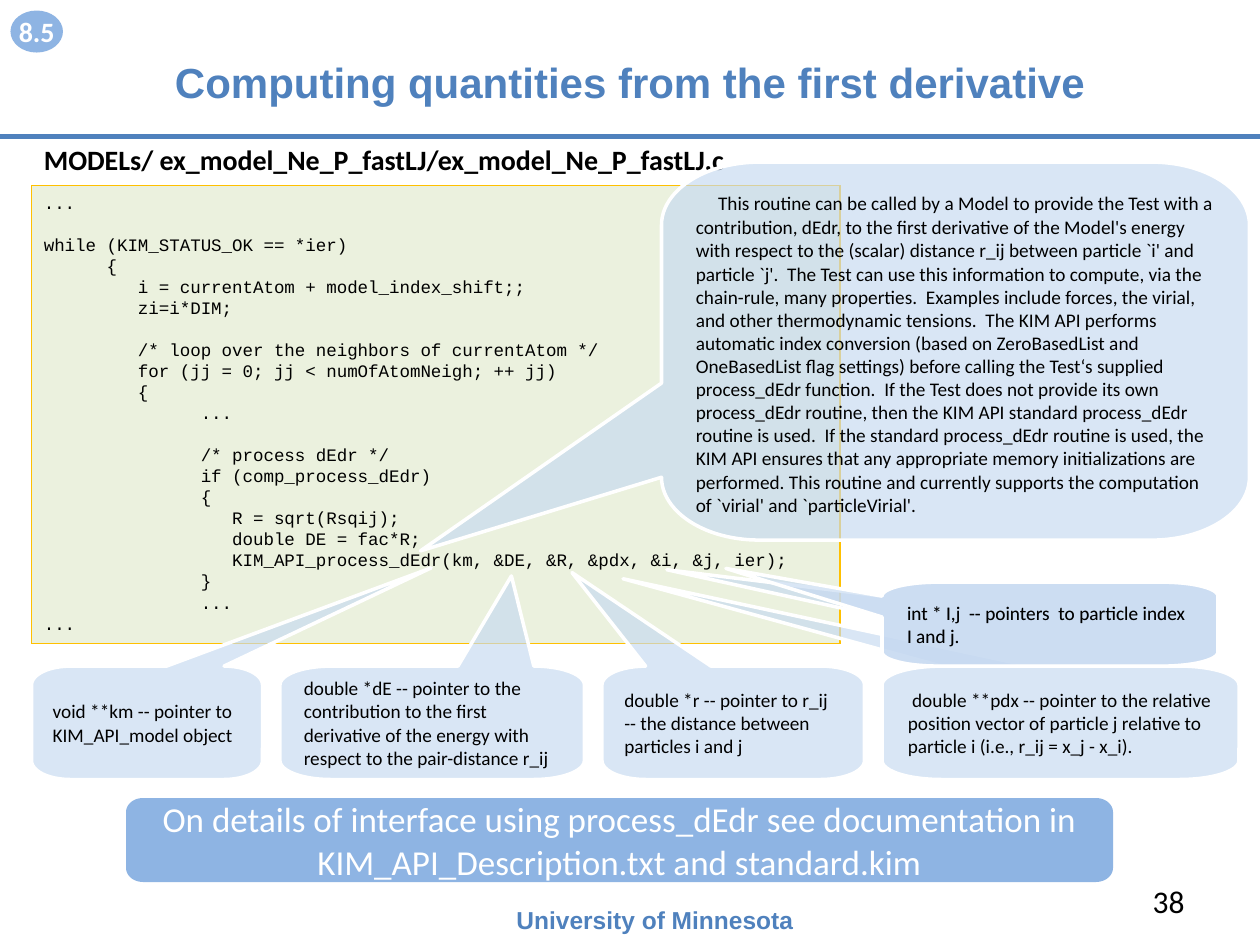
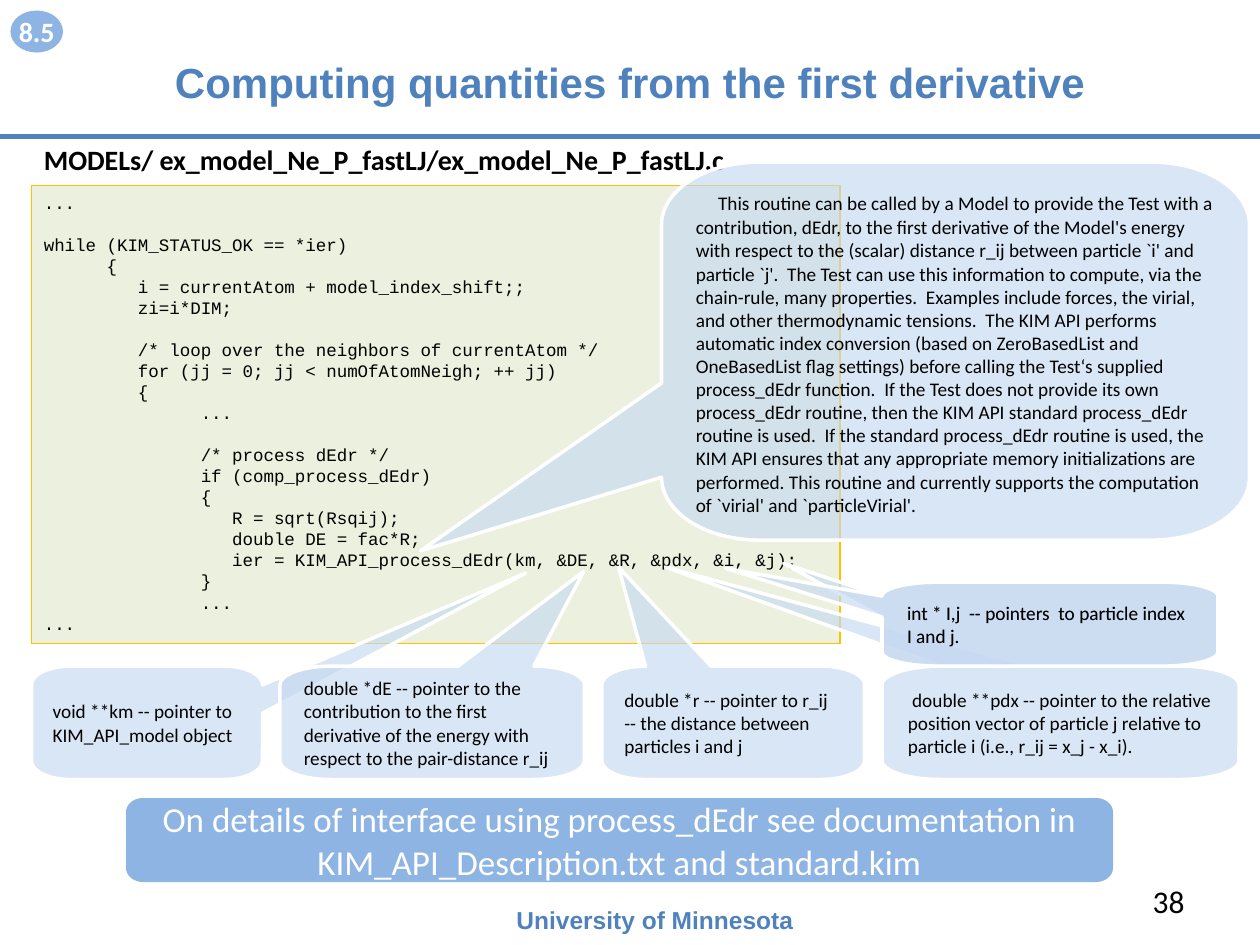
Before and after one commit to openkim/kim-api, a slide deck: slide 38 of DOCs/openkim-api-introduction.pptx. Drawn at 1260x945 pixels with LibreOffice and Linux fonts; fonts in the diff are those of the drawing. Boxes give left, top, right and bottom in pixels: in the first picture for what was removed or moved away, otherwise in the second. Text is boxed around its words. In the diff, an @@ line names an element or a change of style, - is before the commit and + after.

```diff
--- a/DOCs/openkim-api-introduction.pptx
+++ b/DOCs/openkim-api-introduction.pptx
@@ text in rectangle at [232,554,703,570]: text changed @@
-KIM_API_process_dEdr(km, &DE, &R, &pdx, &i, &j, ier);
+ier = KIM_API_process_dEdr(km, &DE, &R, &pdx, &i, &j);
@@ outline redrawn in 3 elements at [32,667,262,780], [280,667,585,780], [882,582,1218,667] @@
```
Also in this commit, not shown: 8 other slides changed, 1 other file.
